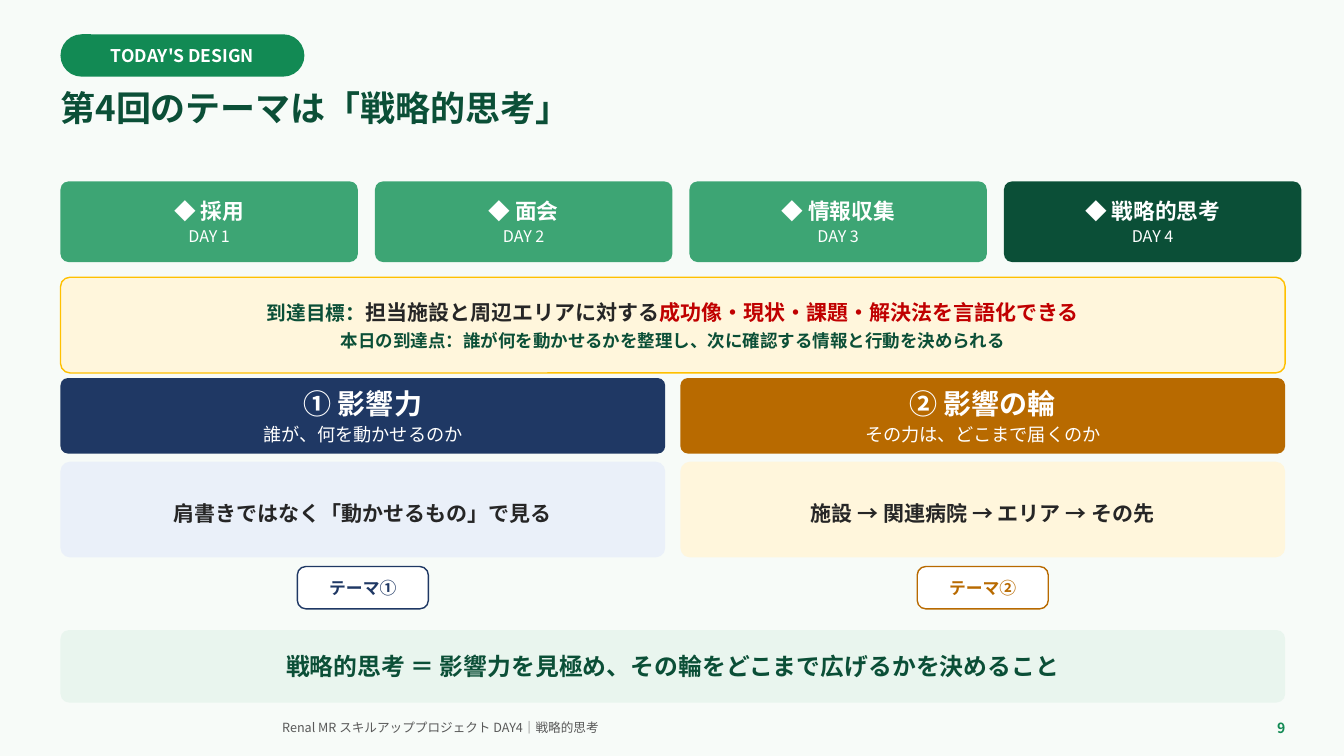
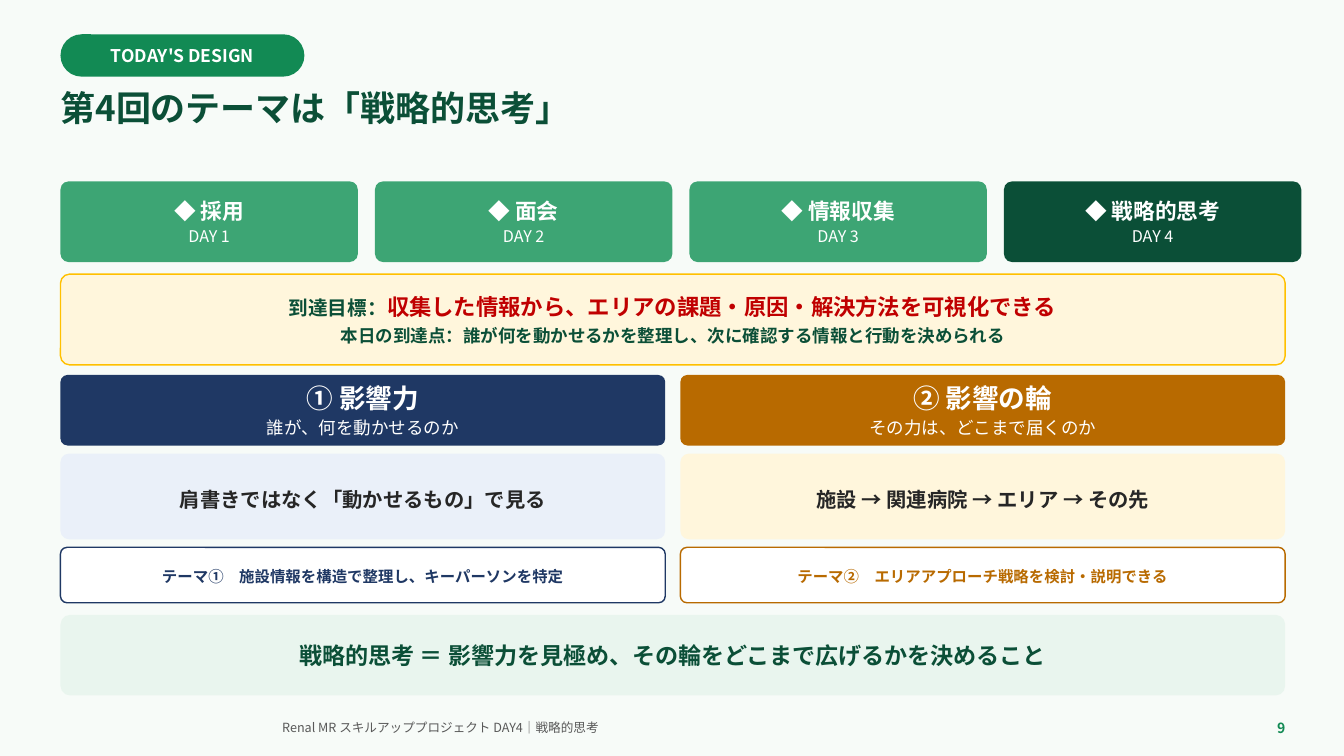
Before and after one commit to TAKUYA-1187/Claude, a slide deck: slide 9 of novartis_training/DAY4_ちょっと分かるだけで世界が変わる.pptx. Drawn at 1344x756 pixels with LibreOffice and Linux fonts; fonts in the diff are those of the drawing; background and template pictures are left out. Boxes give left, top, right and bottom in pixels: in the first picture for what was removed or moved away, otherwise in the second. Text is boxed around its words. In the diff, an @@ line names an element or a change of style, - is before the commit and + after.

```diff
--- a/novartis_training/DAY4_ちょっと分かるだけで世界が変わる.pptx
+++ b/novartis_training/DAY4_ちょっと分かるだけで世界が変わる.pptx
@@ rounded rectangle "到達目標：収集した情報から、エリアの課題・原因・解決方法を可視化できる": place and size @@
-rounded rectangle "到達目標：収集した情報から、エリアの課題・原因・解決方法を可視化できる" at box(60, 277, 1286, 373)
+rounded rectangle "到達目標：収集した情報から、エリアの課題・原因・解決方法を可視化できる" at box(60, 274, 1286, 365)
@@ text in rounded rectangle at box(289, 296, 1056, 317): text changed; size 15 to 16 pt @@
-到達目標：担当施設と周辺エリアに対する成功像・現状・課題・解決法を言語化できる
+到達目標：収集した情報から、エリアの課題・原因・解決方法を可視化できる
@@ rounded rectangle "① 影響力": place and size @@
-rounded rectangle "① 影響力" at box(60, 378, 665, 454)
+rounded rectangle "① 影響力" at box(60, 375, 665, 446)
@@ rounded rectangle "① 影響力" at box(60, 375, 665, 446): size 20 to 19 pt in "① 影響力"; size 13 to 12.5 pt in "誰が、何を動かせるのか" @@
@@ rounded rectangle "② 影響の輪": place and size @@
-rounded rectangle "② 影響の輪" at box(681, 378, 1286, 454)
+rounded rectangle "② 影響の輪" at box(681, 375, 1286, 446)
@@ rounded rectangle "② 影響の輪" at box(681, 375, 1286, 446): size 20 to 19 pt in "② 影響の輪"; size 13 to 12.5 pt in "その力は、どこまで届くのか" @@
@@ rounded rectangle "肩書きではなく「動かせるもの」で見る": place and size @@
-rounded rectangle "肩書きではなく「動かせるもの」で見る" at box(60, 462, 665, 558)
+rounded rectangle "肩書きではなく「動かせるもの」で見る" at box(60, 454, 665, 539)
@@ rounded rectangle "肩書きではなく「動かせるもの」で見る" at box(60, 454, 665, 539): size 15 to 14.5 pt @@
@@ rounded rectangle "施設 → 関連病院 → エリア ..." at box(681, 454, 1286, 539): size 15 to 14.5 pt @@
@@ rounded rectangle "施設 → 関連病院 → エリア ...": place and size @@
-rounded rectangle "施設 → 関連病院 → エリア ..." at box(681, 462, 1286, 558)
+rounded rectangle "施設 → 関連病院 → エリア ..." at box(681, 454, 1286, 539)
@@ rounded rectangle "テーマ① 施設情報を構造で整理し、キーパーソンを特定" at box(60, 547, 665, 603): proportions changed @@
@@ rounded rectangle "テーマ① 施設情報を構造で整理し、キーパーソンを特定": place and size @@
-rounded rectangle "テーマ① 施設情報を構造で整理し、キーパーソンを特定" at box(297, 567, 429, 609)
+rounded rectangle "テーマ① 施設情報を構造で整理し、キーパーソンを特定" at box(60, 547, 665, 603)
@@ text in rounded rectangle at box(162, 569, 563, 584): text changed; size 12 to 11 pt @@
-テーマ①
+テーマ① 施設情報を構造で整理し、キーパーソンを特定
@@ rounded rectangle "テーマ② エリアアプローチ戦略を検討・説明できる": place and size @@
-rounded rectangle "テーマ② エリアアプローチ戦略を検討・説明できる" at box(918, 567, 1049, 609)
+rounded rectangle "テーマ② エリアアプローチ戦略を検討・説明できる" at box(681, 547, 1286, 603)
@@ rounded rectangle "テーマ② エリアアプローチ戦略を検討・説明できる" at box(681, 547, 1286, 603): proportions changed @@
@@ text in rounded rectangle at box(797, 569, 1168, 584): text changed; size 12 to 11 pt @@
-テーマ②
+テーマ② エリアアプローチ戦略を検討・説明できる
@@ rounded rectangle "戦略的思考 ＝ 影響力を見極め、その輪をどこまで広げるかを決めること": place and size @@
-rounded rectangle "戦略的思考 ＝ 影響力を見極め、その輪をどこまで広げるかを決めること" at box(60, 630, 1286, 703)
+rounded rectangle "戦略的思考 ＝ 影響力を見極め、その輪をどこまで広げるかを決めること" at box(60, 615, 1286, 696)
@@ rounded rectangle "戦略的思考 ＝ 影響力を見極め、その輪をどこまで広げるかを決めること" at box(60, 615, 1286, 696): size 17 to 16.5 pt @@
```
Also in this commit, not shown: 14 other slides changed, 1 slide added, 2 other files.
